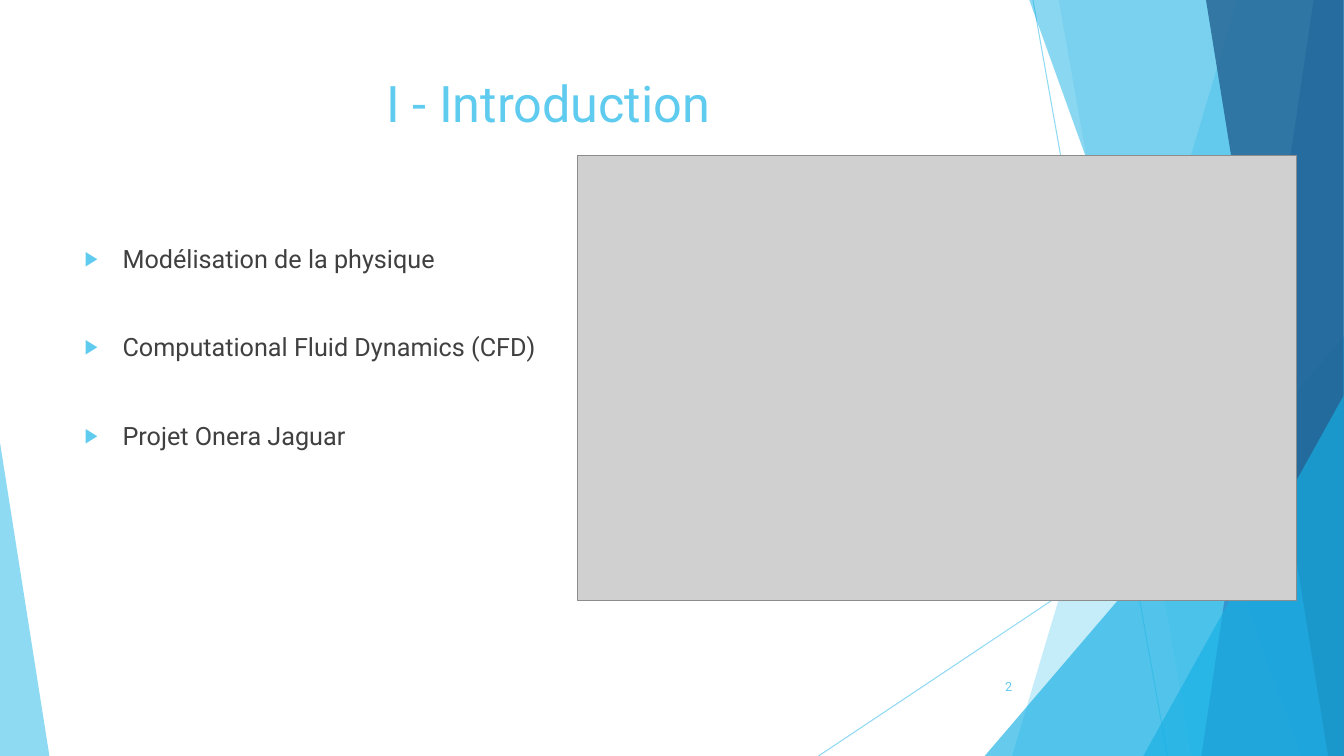
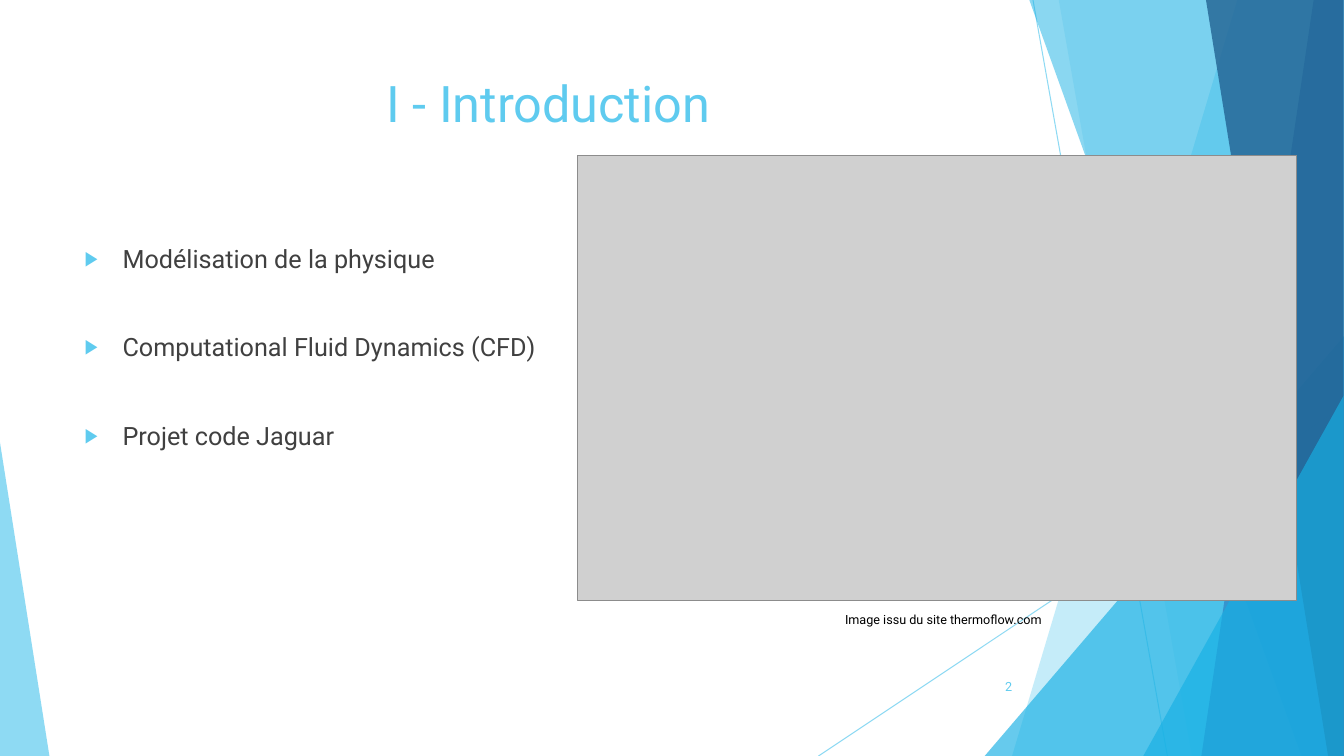
Before and after one commit to pierreXVI/PIE, a slide deck: slide 2 of oral_presentation/Oral_presentation_12_02_2019.pptx. Drawn at 1344x756 pixels with LibreOffice and Linux fonts; fonts in the diff are those of the drawing; grey boxes stand for pictures. Boxes give left, top, right and bottom in pixels: in the first picture for what was removed or moved away, otherwise in the second. Text is boxed around its words. In the diff, an @@ line names an element or a change of style, - is before the commit and + after.

```diff
--- a/oral_presentation/Oral_presentation_12_02_2019.pptx
+++ b/oral_presentation/Oral_presentation_12_02_2019.pptx
@@ text at box(123, 426, 334, 451): text changed @@
-▶ Projet Onera Jaguar
+▶ Projet code Jaguar
@@ text added at box(845, 612, 1042, 628), 9 pt, text #000000 @@
+Image issu du site thermoflow.com
```
Also in this commit, not shown: 10 other slides changed, 4 slides added, 7 slides removed, 2 other files.
